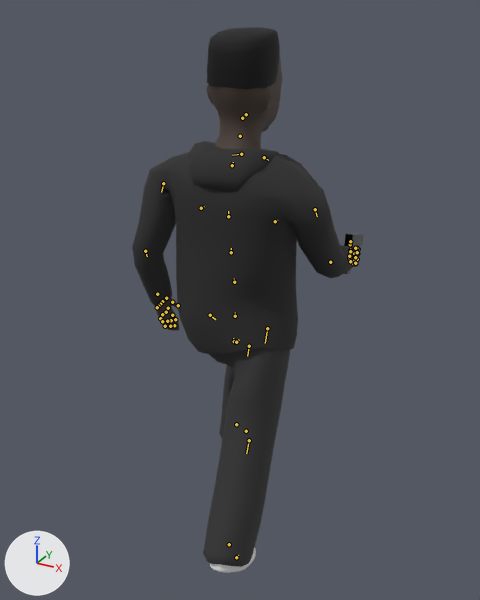
An edit to the glTF model _Blender/Overhead Player/Overhead Player.glb, drawn before and after from the same camera.
One viewpoint serves both versions: a 50 mm lens placed at (9.6, -17.69, 12.6), pointed at (0.04, -0.31, 3.91). Arrows for +X, +Y and +Z are at lower left; the lights stay in place. The first picture is the older version. Both versions are drawn at frame 7 of the action 'Run'; the numbers are the values there. The bones that change, and the others that lie on the model, are drawn over the model as lines.

The first picture shows 'Body LOW', 'Hair Box LOW', 'Hoodie LOW', 'Jeans LOW', 'Pistol', 'Shoes LOW'.
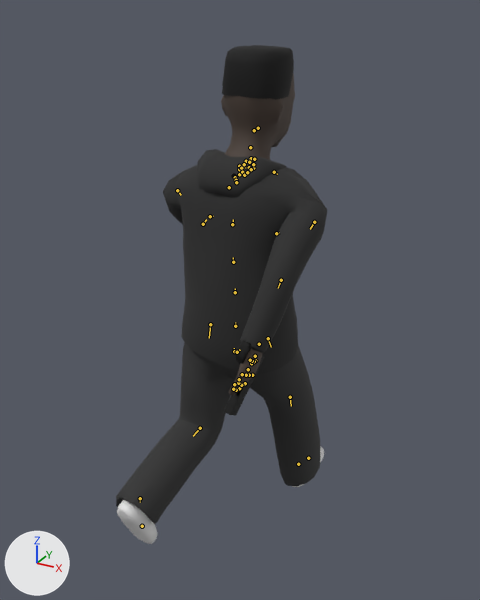
The change in detail:
Bone 'spine' (bone_spine) moves from (0.0, -0.016, 0.0) to (-0.001, -0.062, 0.002).
Bone 'spine.001' (bone_spine_001) turns from (0, 0, 1) to (7, -8, 0) degrees about its own x, y and z.
Bone 'Neck' (bone_neck) turns from (0, 0, 0) to (1, 5, -1) degrees about its own x, y and z.
Bone 'Head' (bone_head) turns from (0, 0, 0) to (0, 0, -1) degrees about its own x, y and z.
Bone 'upper_arm.L' (bone_upper_arm_l) turns from (-16, 11, -79) to (57, 1, -68) degrees about its own x, y and z.
Bone 'forearm.L' (bone_forearm_l) turns from (38, -1, -15) to (76, -1, -16) degrees about its own x, y and z.
Bone 'upper_arm.R' (bone_upper_arm_r) turns from (37, -5, 70) to (-48, -10, 86) degrees about its own x, y and z.
Bone 'forearm.R' (bone_forearm_r) turns from (43, 2, 16) to (26, 2, 16) degrees about its own x, y and z.
Bone 'f_index.03.R' (bone_f_index_03_r) turns from (74, 0, 0) to (0, 0, 0) degrees about its own x, y and z.
Bone 'thumb.01.R' (bone_thumb_01_r) turns from (0, 0, 0) to (13, -3, 7) degrees about its own x, y and z.
Bone 'thumb.02.R' (bone_thumb_02_r) turns from (16, 3, 14) to (0, 0, 0) degrees about its own x, y and z.
Bone 'palm.02.R' (bone_palm_02_r) is rescaled from (1.09, 1.09, 1.09) to (1.0, 1.0, 1.0).
Bone 'f_middle.02.R' (bone_f_middle_02_r) turns from (74, 0, 0) to (0, 0, 0) degrees about its own x, y and z.
Bone 'f_middle.03.R' (bone_f_middle_03_r) turns from (74, 0, 0) to (0, 0, 0) degrees about its own x, y and z.
Bone 'f_ring.02.R' (bone_f_ring_02_r) turns from (74, 0, 0) to (0, 0, 0) degrees about its own x, y and z.
Bone 'f_ring.03.R' (bone_f_ring_03_r) turns from (74, 0, 0) to (0, 0, 0) degrees about its own x, y and z.
Bone 'f_pinky.02.R' (bone_f_pinky_02_r) turns from (74, 0, 0) to (0, 0, 0) degrees about its own x, y and z.
Bone 'f_pinky.03.R' (bone_f_pinky_03_r) turns from (74, 0, 0) to (0, 0, 0) degrees about its own x, y and z.
Bone 'thigh.L' (bone_thigh_l) turns from (-44, 0, 0) to (18, 0, 0) degrees about its own x, y and z.
Bone 'shin.L' (bone_shin_l) turns from (48, 3, 1) to (53, 3, 1) degrees about its own x, y and z.
Bone 'foot.L' (bone_foot_l) turns from (13, 0, 0) to (-8, 0, 0) degrees about its own x, y and z.
Bone 'thigh.R' (bone_thigh_r) turns from (24, 0, 0) to (-26, 0, 0) degrees about its own x, y and z.
Bone 'shin.R' (bone_shin_r) turns from (1, 0, 0) to (10, -1, 0) degrees about its own x, y and z.
Bone 'toe.R' (bone_toe_r) turns from (27, 0, 0) to (0, 0, 0) degrees about its own x, y and z.

What differs and where, as boxes [x1, y1, x2, y2] in the pictures (480 x 600 px):
'Hoodie LOW', posed (27% narrower): before [132, 141, 357, 354]; after [163, 149, 327, 374]
'Jeans LOW', posed: before [203, 348, 291, 567]; after [116, 342, 321, 524]
'Body LOW', posed: before [155, 55, 360, 330]; after [221, 73, 295, 396]
'Hair Box LOW', posed (11% shorter): before [207, 27, 280, 89]; after [222, 45, 294, 100]
'Shoes LOW', posed: before [210, 547, 256, 573]; after [117, 446, 324, 544]
'Pistol', posed: before [344, 234, 364, 274]; after [224, 340, 264, 416]
bone 'spine', root to tip: before (235, 316) to (235, 312); after (235, 326) to (235, 322)
bone 'spine.001', root to tip: before (234, 282) to (234, 278); after (235, 292) to (235, 288)
bone 'Neck', root to tip: before (240, 136) to (240, 134); after (250, 147) to (251, 145)
bone 'Head', root to tip: before (242, 118) to (242, 117); after (254, 130) to (254, 129)
bone 'upper_arm.L', root to tip: before (163, 183) to (161, 192); after (177, 190) to (181, 195)
bone 'forearm.L', root to tip: before (145, 251) to (147, 256); after (203, 224) to (206, 219)
bone 'upper_arm.R', root to tip: before (315, 209) to (317, 216); after (314, 222) to (310, 229)
bone 'forearm.R', root to tip: before (330, 262) to (333, 261); after (281, 280) to (278, 288)
bone 'f_index.03.R', root to tip: before (355, 248) to (355, 248); after (239, 388) to (239, 389)
bone 'thumb.01.R', root to tip: before (350, 250) to (350, 249); after (255, 356) to (254, 357)
bone 'thumb.02.R', root to tip: before (350, 244) to (350, 244); after (251, 363) to (251, 364)
bone 'palm.02.R', root to tip: before (355, 257) to (355, 256); after (254, 361) to (253, 363)
bone 'f_middle.02.R', root to tip: before (357, 252) to (356, 252); after (241, 385) to (240, 385)
bone 'f_middle.03.R', root to tip: before (350, 251) to (350, 251); after (236, 390) to (235, 390)
bone 'f_ring.02.R', root to tip: before (355, 257) to (354, 257); after (238, 383) to (238, 383)
bone 'f_ring.03.R', root to tip: before (349, 256) to (349, 256); after (233, 389) to (232, 389)
bone 'f_pinky.02.R', root to tip: before (355, 263) to (355, 263); after (239, 379) to (238, 380)
bone 'f_pinky.03.R', root to tip: before (350, 261) to (350, 261); after (234, 384) to (234, 385)
bone 'thigh.L', root to tip: before (210, 315) to (215, 319); after (210, 324) to (209, 338)
bone 'shin.L', root to tip: before (249, 346) to (247, 356); after (200, 428) to (193, 436)
bone 'foot.L', root to tip: before (236, 424) to (238, 425); after (140, 498) to (140, 502)
bone 'thigh.R', root to tip: before (267, 328) to (265, 343); after (268, 338) to (271, 347)
bone 'shin.R', root to tip: before (249, 440) to (246, 453); after (290, 397) to (291, 406)
bone 'toe.R', root to tip: before (236, 557) to (238, 555); after (308, 458) to (310, 456)
